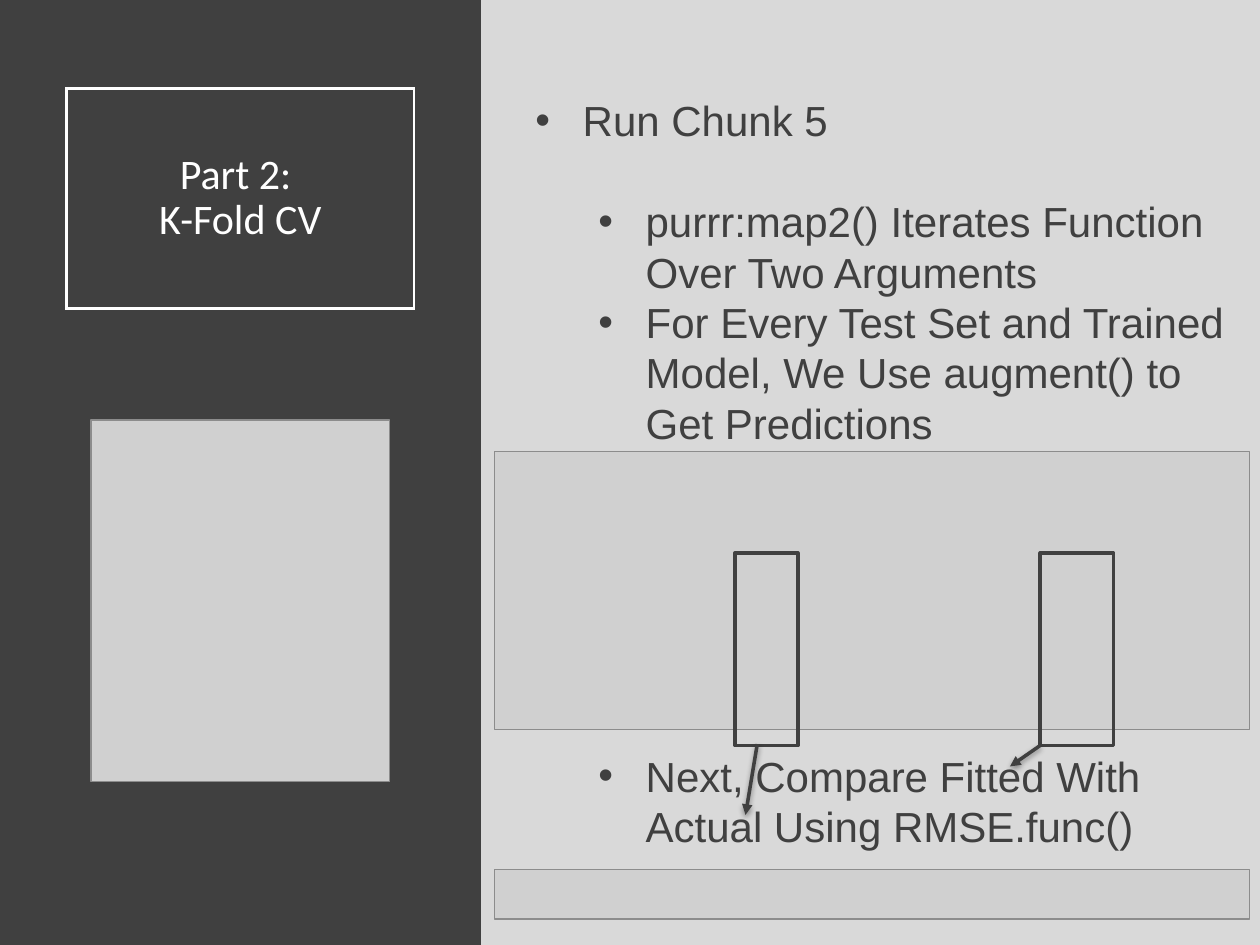
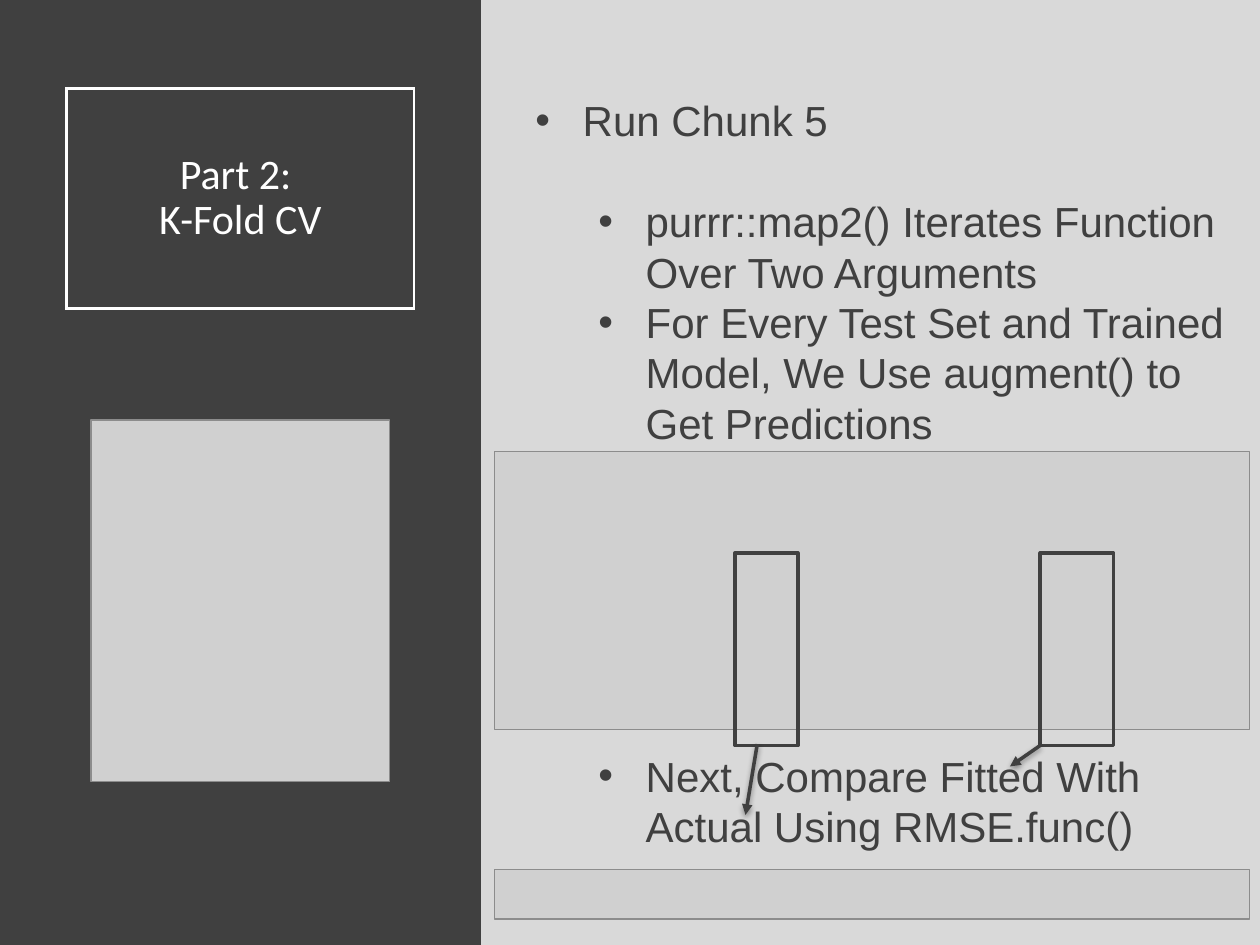
Before and after one commit to Yixf-Self/STOR320_WEBSITE, a slide deck: slide 19 of Lecture/Modeling 4/Modeling_4_Lecture.pptx. Drawn at 1260x945 pixels with LibreOffice and Linux fonts; fonts in the diff are those of the drawing; grey boxes stand for pictures. Boxes give left, top, right and bottom in pixels: in the first picture for what was removed or moved away, otherwise in the second. Text is boxed around its words. In the diff, an @@ line names an element or a change of style, - is before the commit and + after.

```diff
--- a/Lecture/Modeling 4/Modeling_4_Lecture.pptx
+++ b/Lecture/Modeling 4/Modeling_4_Lecture.pptx
@@ text at [646,206,1215,296]: text changed @@
-  • purrr:map2() Iterates Function Over Two Arguments
+  • purrr::map2() Iterates Function Over Two Arguments
```
Also in this commit, not shown: 4 other slides changed, 7 other files.
